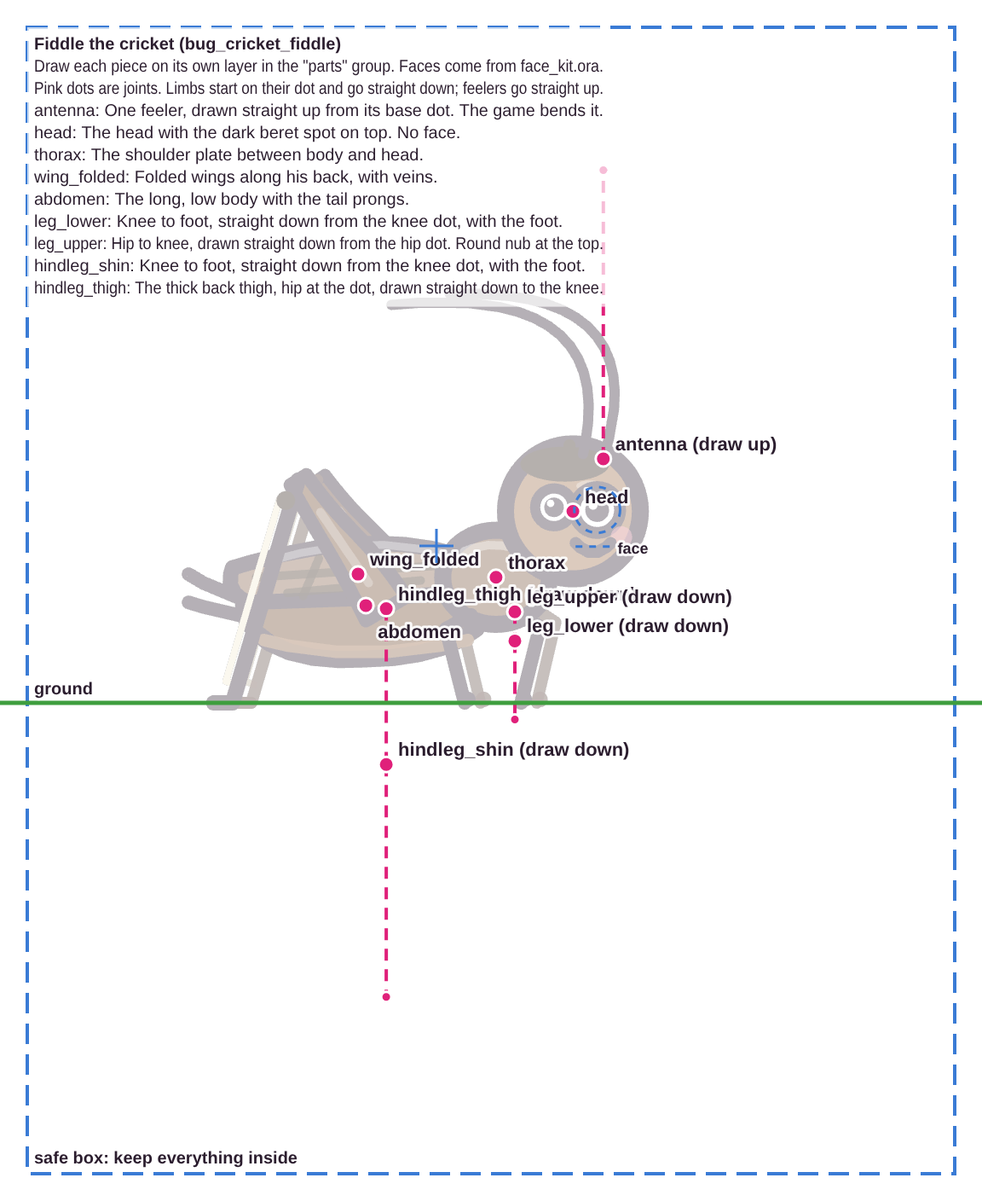
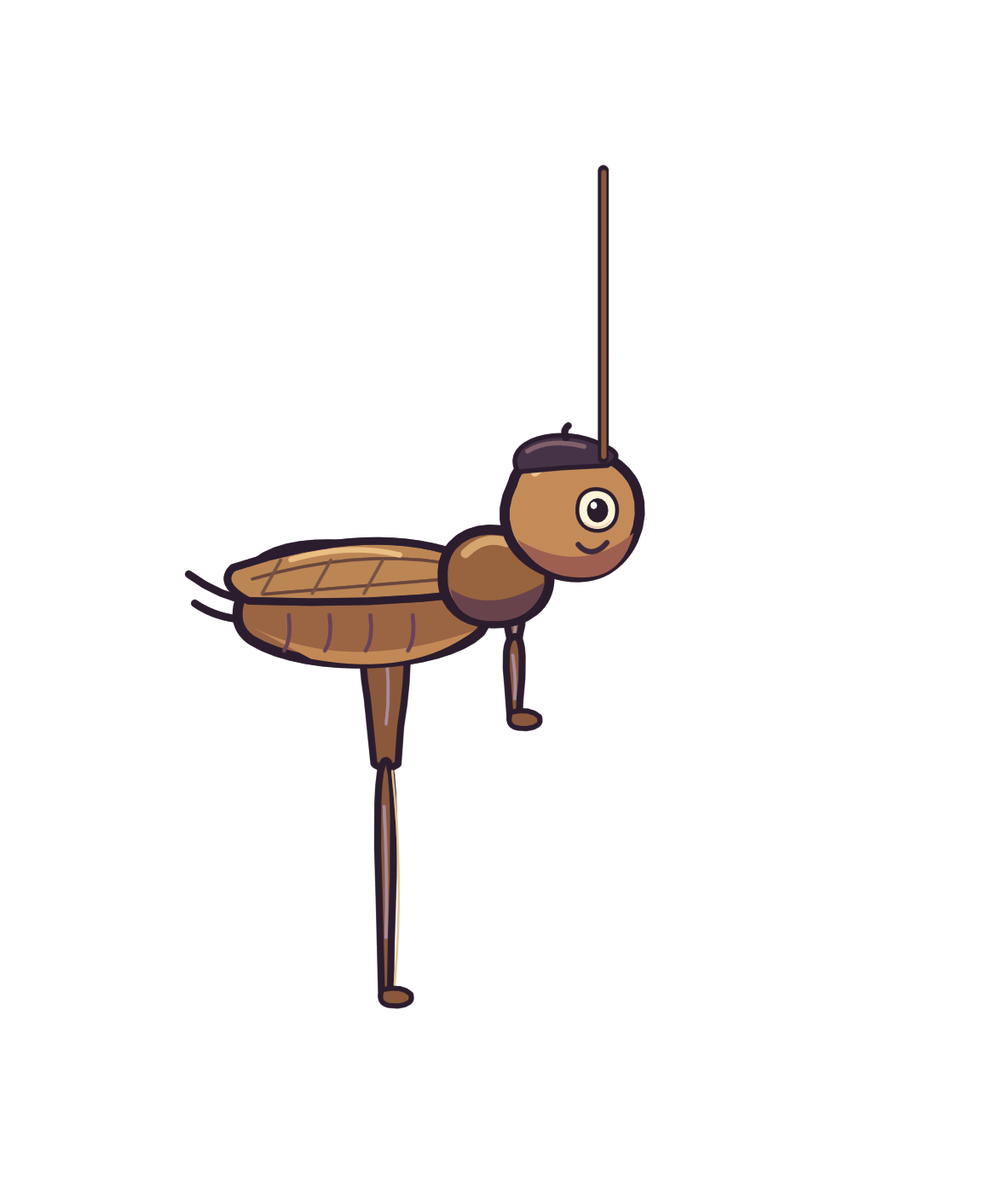
Revision of a layered (982, 1201) image; what changed, layer by layer:
hid group "guides" (5 layers) over [0, 25, 982, 1176]
moved "face" above "parts" over [572, 482, 620, 570]
added layer "mouth_smile" in group "face" over [575, 538, 611, 556]
added layer "eye_pupil" in group "face" over [586, 497, 609, 523]
added layer "eye_white" in group "face" over [575, 486, 620, 533]
painted on "antenna" over [597, 164, 610, 464]
painted on "head" over [499, 421, 646, 583]
painted on "thorax" over [437, 523, 556, 629]
painted on "wing_folded" over [223, 536, 475, 607]
painted on "abdomen" over [184, 538, 495, 669]
painted on "leg_lower" over [502, 632, 544, 732]
painted on "leg_upper" over [502, 602, 527, 649]
painted on "hindleg_shin" over [373, 756, 415, 1009]
painted on "hindleg_thigh" over [359, 600, 412, 773]
